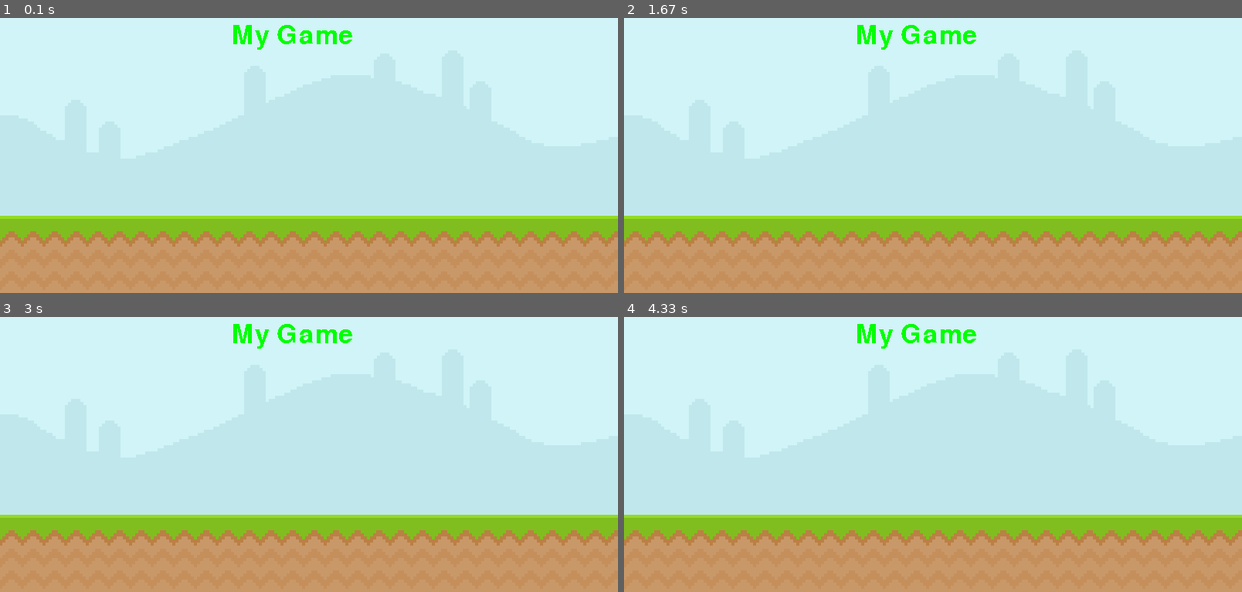
Above: before the commit, frames 1-4 (two rows, left to right).
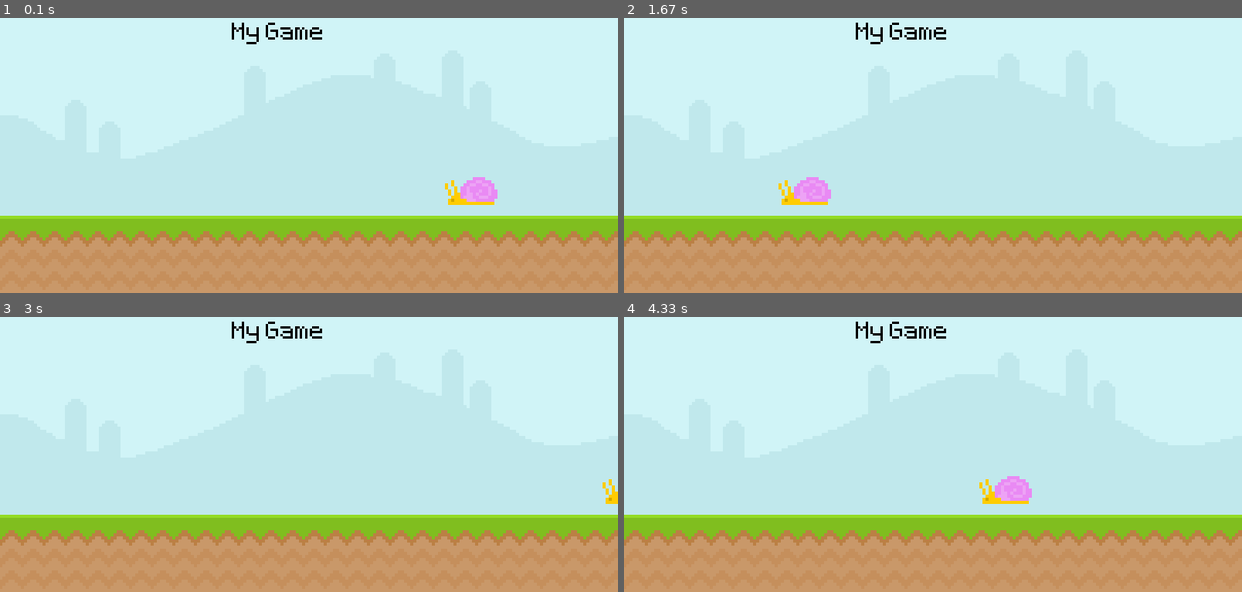
Above: after the commit, the same moments.

Repository: chetjones003/Pygame
Game: pygame game, started from IntroToPygame/main.py
Two runs of this game, one before a commit and one after it. Both use one fixed random seed, a clock stepped at 60 frames per second and the inputs below.
Inputs:
- Up to frame 1 (0.1 s): no input
- Up to frame 2 (1.67 s): no input
- Up to frame 3 (3 s): no input
- Up to frame 4 (4.33 s): no input

The runs differ from the first frame. In frame 1, 1.4% of the frame differs, in the area x 37-81%, y 1-68%; in frame 2, 1.4%; in frame 3, 0.9%; in frame 4, 1.4%.

Commit message:
Basic animation rendering

Diff:
--- a/IntroToPygame/main.py
+++ b/IntroToPygame/main.py
@@ -6,15 +6,20 @@
 screen = pygame.display.set_mode((800, 400))
 pygame.display.set_caption('Runner')
 clock = pygame.time.Clock()
-test_font = pygame.font.Font(None, 50)
+test_font = pygame.font.Font(os.path.join('font', 'Pixeltype.ttf'), 50)
 
-sky_surface = pygame.image.load(
-        os.path.join('Graphics', 'Sky.png')
-        )
-ground_surface = pygame.image.load(
-        os.path.join('Graphics', 'ground.png')
-        )
-text_surface = test_font.render('My Game', False, 'Green')
+sky_surface = pygame.image.load(os.path.join(
+    'graphics', 'Sky.png'
+    )).convert()
+ground_surface = pygame.image.load(os.path.join(
+    'graphics', 'ground.png'
+    )).convert()
+text_surface = test_font.render('My Game', False, 'Black')
+
+snail_surface = pygame.image.load(os.path.join(
+    'graphics', 'snail1.png'
+    )).convert_alpha()
+snail_x_pos = 600
 
 while True:
     for event in pygame.event.get():
@@ -26,6 +31,12 @@
     screen.blit(ground_surface, (0, 300))
     screen.blit(text_surface, (300, 50))
 
+    snail_x_pos -= 4
+    if snail_x_pos <= -100:
+        snail_x_pos = 800
+
+    screen.blit(snail_surface, (snail_x_pos, 250))
+
     # draw all elements and update everything
     pygame.display.update()
     clock.tick(60)
Binary file added: IntroToPygame/font/Pixeltype.ttf
Binary file added: IntroToPygame/graphics/snail1.png
